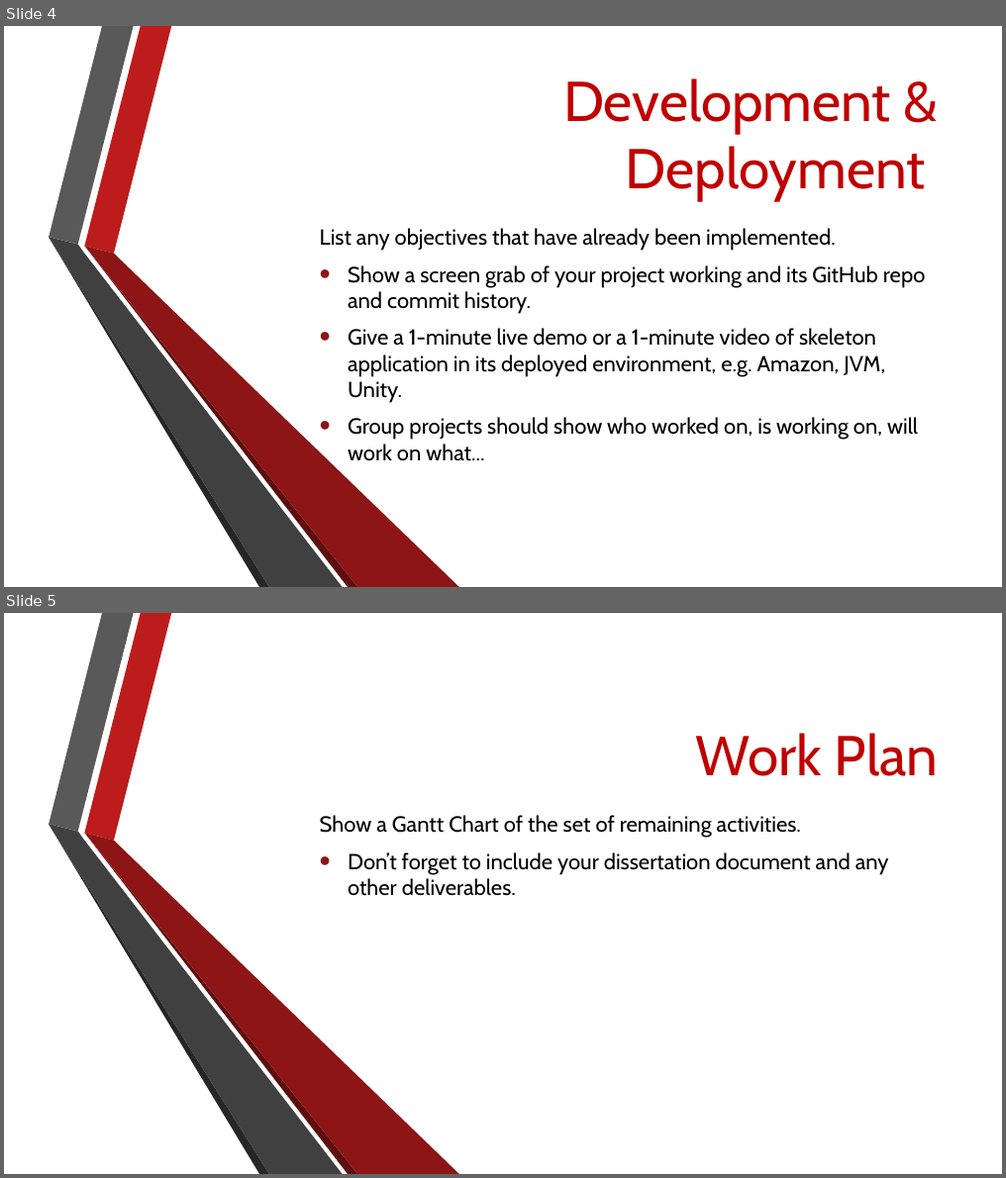
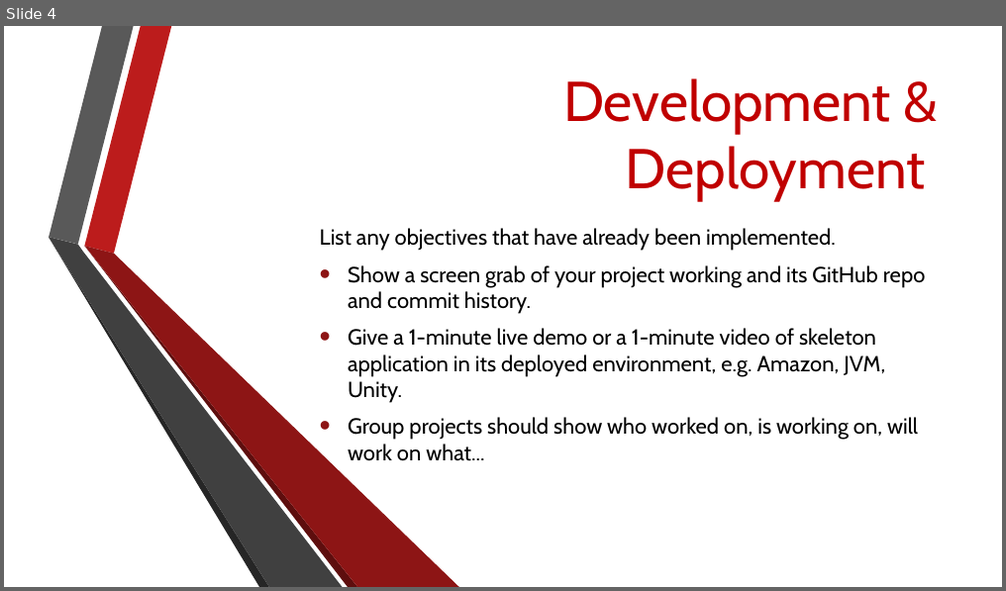
Before and after one commit to Oskar-Ciebien/Timetable_Application, a slide deck: Documents/Semester 1 Presentation.pptx. Shown one above the other, each under a label of ours: slides 4 and 5 before the commit, slide 4 after it. The pictures are 1006x1178 and 1006x591 pixels, drawn with LibreOffice and Linux fonts; fonts in the diff are those of the drawing; background and template pictures are left out. Boxes give left, top, right and bottom in pixels: in the first picture for what was removed or moved away, otherwise in the second. Text is boxed around its words. In the diff, an @@ line names an element or a change of style, - is before the commit and + after.

```diff
--- a/Documents/Semester 1 Presentation.pptx
+++ b/Documents/Semester 1 Presentation.pptx
@@ slide 5 removed at box(4, 613, 1002, 1174), background picture (left out); not listed: 6 template elements that a slide beside it also shows @@
@@ title removed at box(696, 733, 938, 776) @@
-Work Plan
@@ subtitle removed at box(320, 815, 889, 896) @@
-Show a Gantt Chart of the set of remaining activities.
-• Don’t forget to include your dissertation document and any other deliverables.
```
Also in this commit, not shown: 1 slide added.
